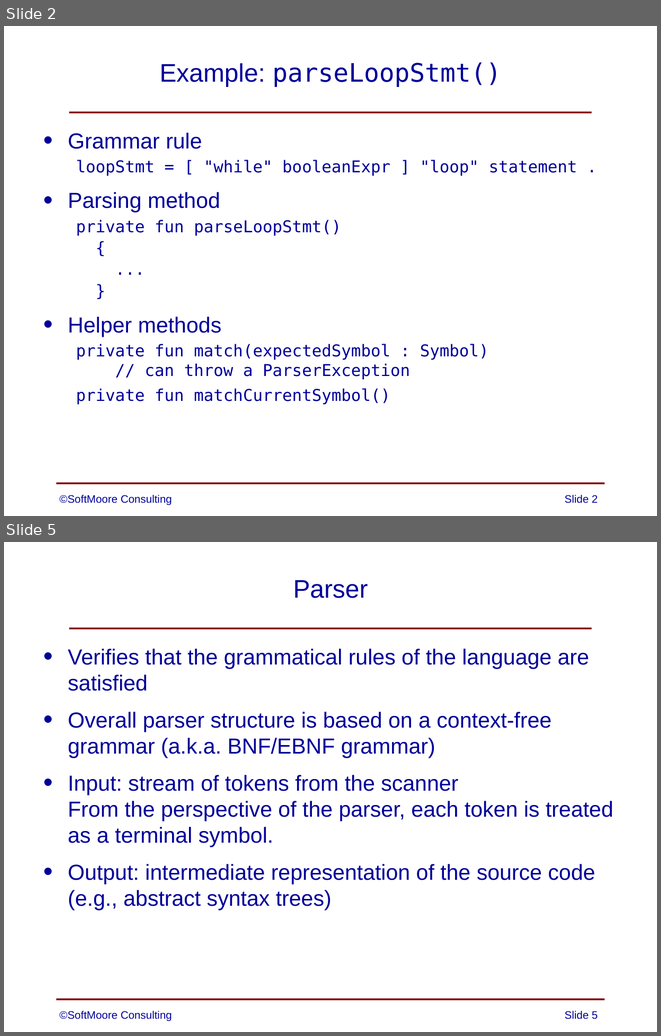
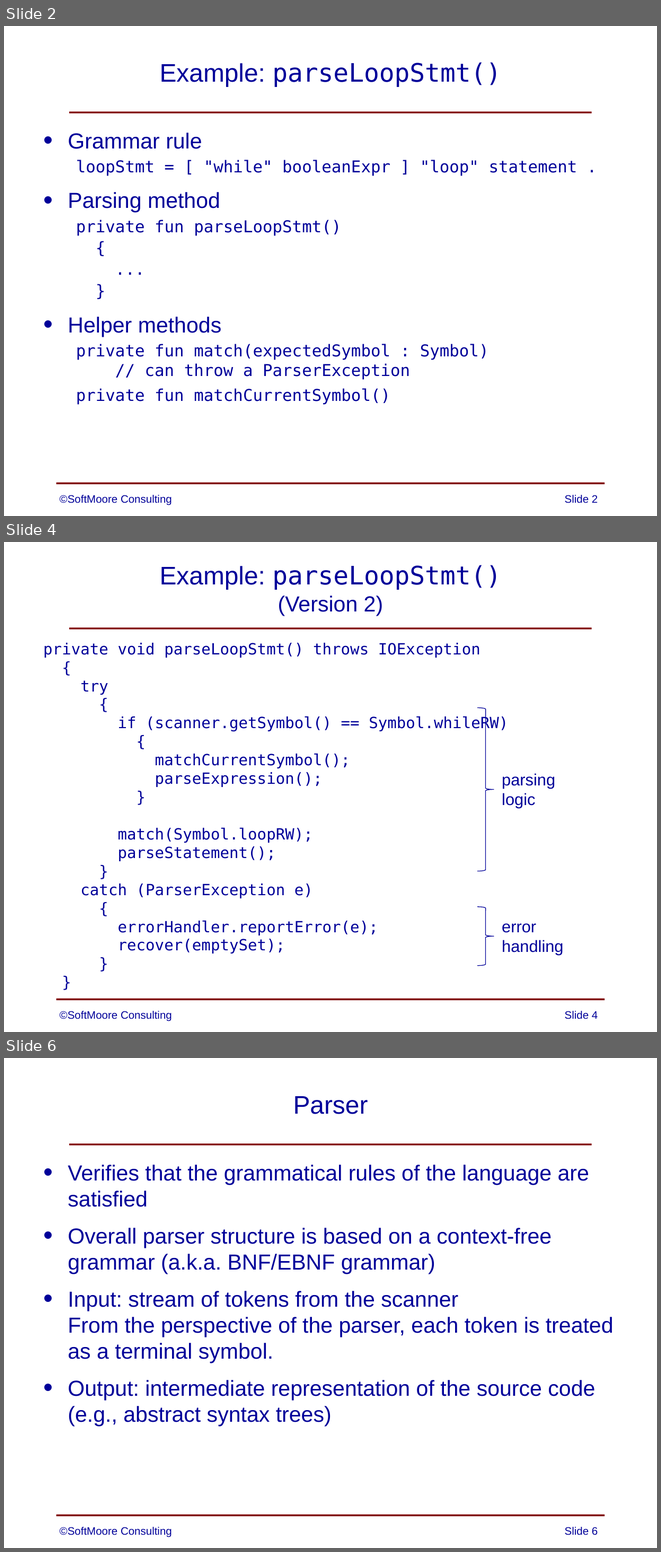
Before and after one commit to SoftMoore/CPRL-Kt-2nd, a slide deck: PowerPoints/06 - Syntax Analysis.pptx. Shown one above the other, each under a label of ours: slides 2 and 5 before the commit, slides 2, 4 and 6 after it; the slides between them are not shown. The pictures are 661x1036 and 661x1552 pixels, drawn with LibreOffice and Linux fonts; fonts in the diff are those of the drawing. Boxes give left, top, right and bottom in pixels: in the first picture for what was removed or moved away, otherwise in the second. Text is boxed around its words. In the diff, an @@ line names an element or a change of style, - is before the commit and + after.

```diff
--- a/PowerPoints/06 - Syntax Analysis.pptx
+++ b/PowerPoints/06 - Syntax Analysis.pptx
@@ slide 4 added at (4,542,657,1032), background #FFFFFF; not listed: 2 template elements that a slide beside it also shows @@
@@ title added at (160,565,501,616), 28 pt, text #000099 @@
+Example: parseLoopStmt()
+(Version 2)
@@ text added at (43,643,508,953), 17 pt, text #000099 @@
+private void parseLoopStmt() throws IOException
+{
+try
+{
+if (scanner.getSymbol() == Symbol.whileRW)
+{
+matchCurrentSymbol();
+parseExpression();
+}
+match(Symbol.loopRW);
+parseStatement();
+}
+catch (ParserException e)
+{
+errorHandler.reportError(e);
+recover(emptySet);
+}
+}
@@ right brace added at (477,708,494,871), outline #000099 0.75 pt @@
@@ text added at (502,773,555,808), 18 pt, text #000099 @@
+parsing
+logic
@@ right brace added at (477,906,494,965), outline #000099 0.75 pt @@
@@ text added at (502,923,563,955), 18 pt, text #000099 @@
+error
+handling
@@ text added at (60,1011,172,1021), 12 pt, text #000099 @@
+©SoftMoore Consulting
@@ page number added at (565,1011,598,1019), 12 pt, text #000099 @@
+Slide 4
@@ what was slide 5 is now slide 6 @@
@@ page number at (565,1527,598,1535): text changed @@
-Slide 5
+Slide 6
```
Also in this commit, not shown: 4 slides changed.
